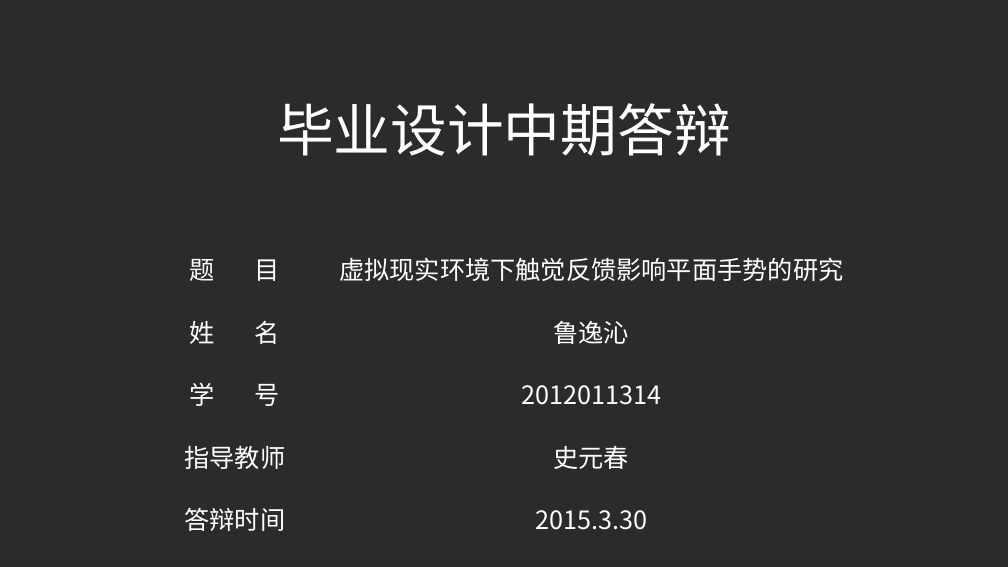
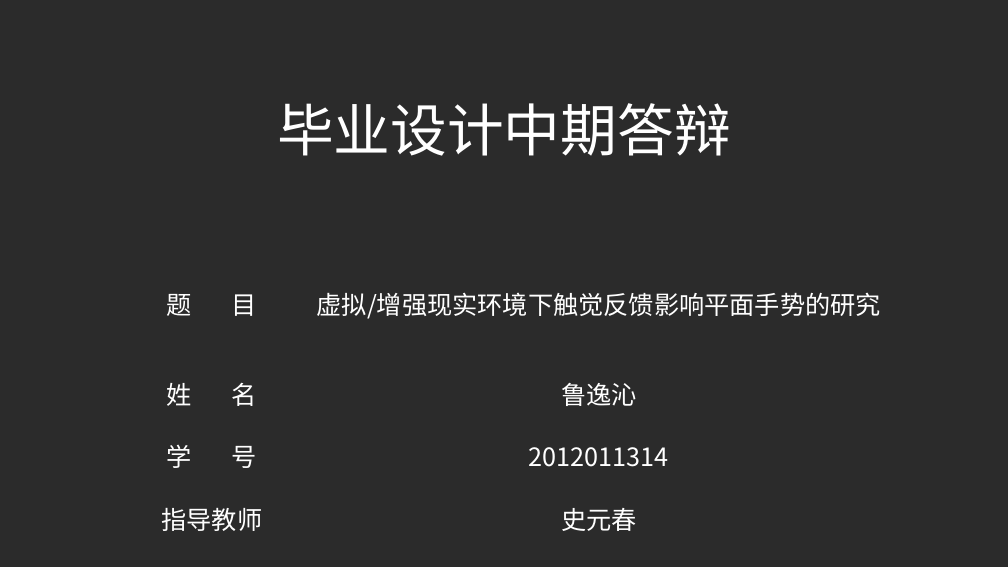
Before and after one commit to daaqing452/Haptic-Feedback-Surface-Interaction, a slide deck: slide 1 of 毕业设计中期答辩-鲁逸沁.pptx. Drawn at 1008x567 pixels with LibreOffice and Linux fonts; fonts in the diff are those of the drawing; background and template pictures are left out; a plain dark background stands for a picture behind light text. Boxes give left, top, right and bottom in pixels: in the first picture for what was removed or moved away, otherwise in the second. Text is boxed around its words. In the diff, an @@ line names an element or a change of style, - is before the commit and + after.

```diff
--- a/毕业设计中期答辩-鲁逸沁.pptx
+++ b/毕业设计中期答辩-鲁逸沁.pptx
@@ table at (117, 236, 892, 535) @@
-row 1, column 2: 虚拟现实环境下触觉反馈影响平面手势的研究
+row 1, column 2: 虚拟/增强现实环境下触觉反馈影响平面手势的研究
@@ table: place and size @@
-table at (147, 228, 861, 535)
+table at (117, 236, 892, 535)
```
Also in this commit, not shown: 3 other slides changed, 9 other files.
